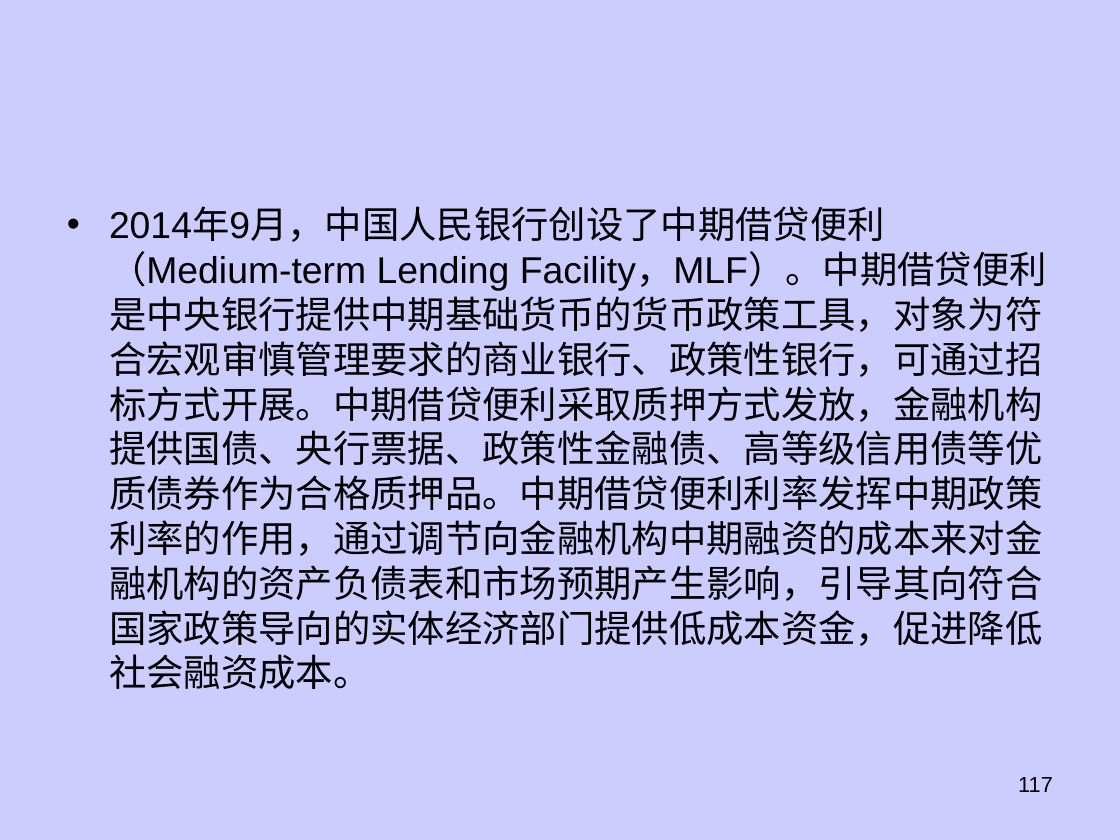
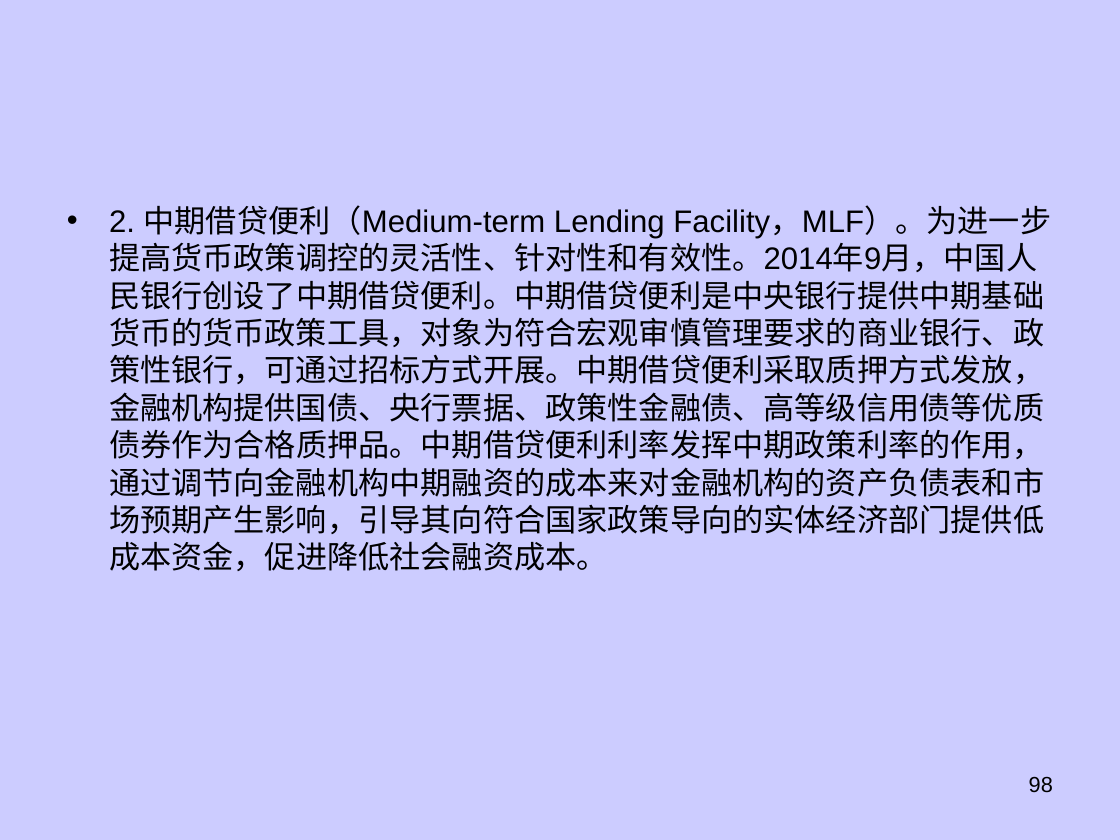
Before and after one commit to dhndzwxj/Teaching_assistant, a slide deck: slide 98 of 宏观原理课件/第6章宏观经济政策新.ppt (slide 117 before the commit). Drawn at 1120x840 pixels with LibreOffice and Linux fonts; fonts in the diff are those of the drawing. Boxes give left, top, right and bottom in pixels: in the first picture for what was removed or moved away, otherwise in the second. Text is boxed around its words. In the diff, an @@ line names an element or a change of style, - is before the commit and + after.

```diff
--- a/宏观原理课件/第6章宏观经济政策新.ppt
+++ b/宏观原理课件/第6章宏观经济政策新.ppt
@@ text at <box>109,205,1051,571</box>: text changed; size 24 to 20 pt @@
-• 2014年9月，中国人民银行创设了中期借贷便利（Medium-term Lending Facility，MLF）。中期借贷便利是中央银行提供中期基础货币的货币政策工具，对象为符合宏观审慎管理要求的商业银行、政策性银行，可通过招标方式开展。中期借贷便利采取质押方式发放，金融机构提供国债、央行票据、政策性金融债、高等级信用债等优质债券作为合格质押品。中期借贷便利利率发挥中期政策利率的作用，通过调节向金融机构中期融资的成本来对金融机构的资产负债表和市场预期产生影响，引导其向符合国家政策导向的实体经济部门提供低成本资金，促进降低社会融资成本。
+• 2. 中期借贷便利（Medium-term Lending Facility，MLF）。为进一步提高货币政策调控的灵活性、针对性和有效性。2014年9月，中国人民银行创设了中期借贷便利。中期借贷便利是中央银行提供中期基础货币的货币政策工具，对象为符合宏观审慎管理要求的商业银行、政策性银行，可通过招标方式开展。中期借贷便利采取质押方式发放，金融机构提供国债、央行票据、政策性金融债、高等级信用债等优质债券作为合格质押品。中期借贷便利利率发挥中期政策利率的作用，通过调节向金融机构中期融资的成本来对金融机构的资产负债表和市场预期产生影响，引导其向符合国家政策导向的实体经济部门提供低成本资金，促进降低社会融资成本。
@@ page number at <box>1029,776,1053,793</box>: text changed @@
-117
+98
```
Also in this commit, not shown: 41 other slides changed, 11 slides added, 4 slides removed, 2 other files.
